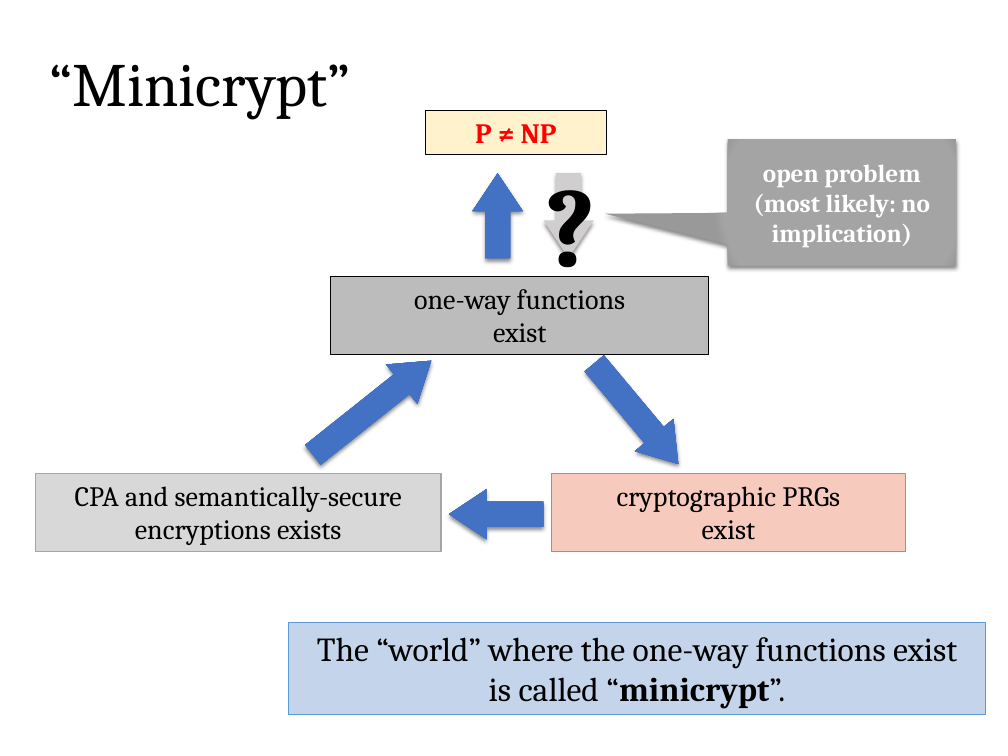
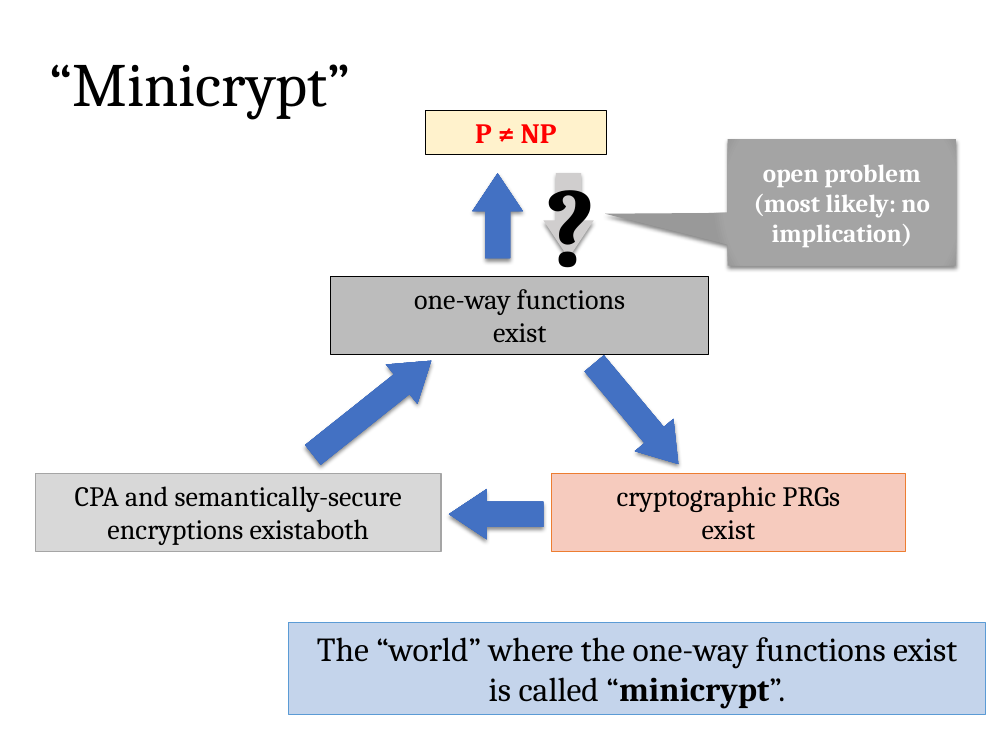
Before and after one commit to sdziembowski/cryptography-I-2026, a slide deck: slide 54 of Slides/chapter02.pptx. Drawn at 1008x756 pixels with LibreOffice and Linux fonts; fonts in the diff are those of the drawing. Boxes give left, top, right and bottom in pixels: in the first picture for what was removed or moved away, otherwise in the second. Text is boxed around its words. In the diff, an @@ line names an element or a change of style, - is before the commit and + after.

```diff
--- a/Slides/chapter02.pptx
+++ b/Slides/chapter02.pptx
@@ text in rectangle at [107,519,369,545]: text changed @@
-encryptions exists
+encryptions existaboth
```
Also in this commit, not shown: 25 other slides changed, 2 slides added, 10 slides removed, 1 other file.
